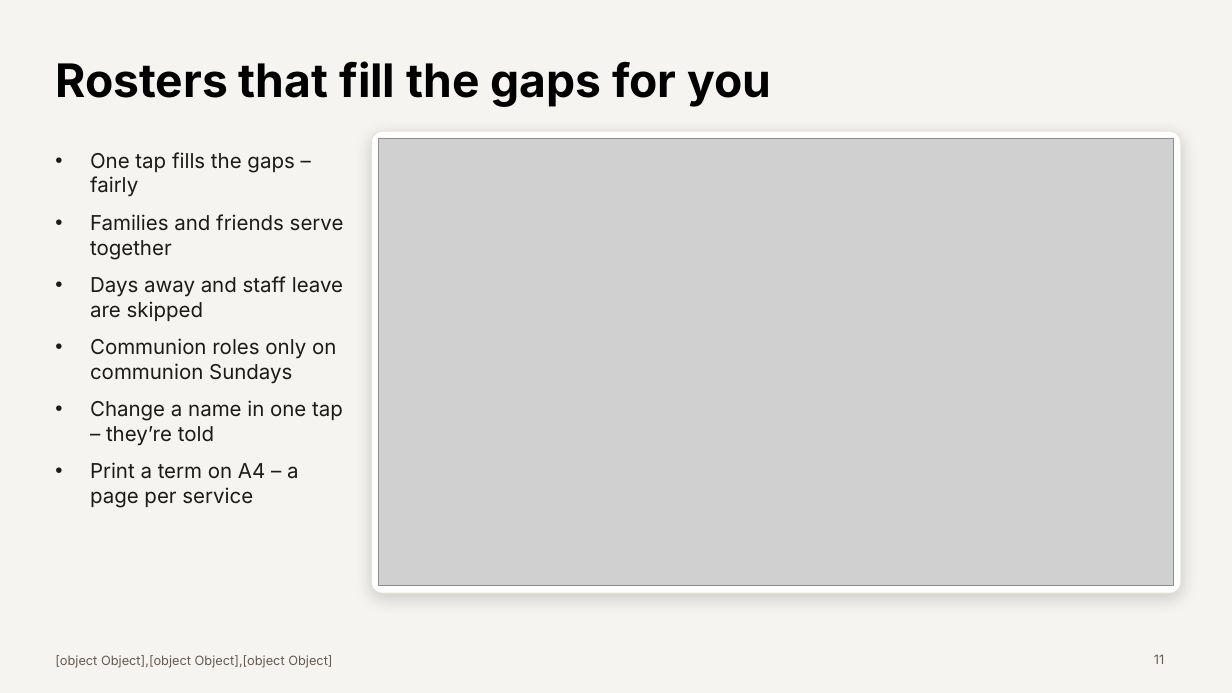
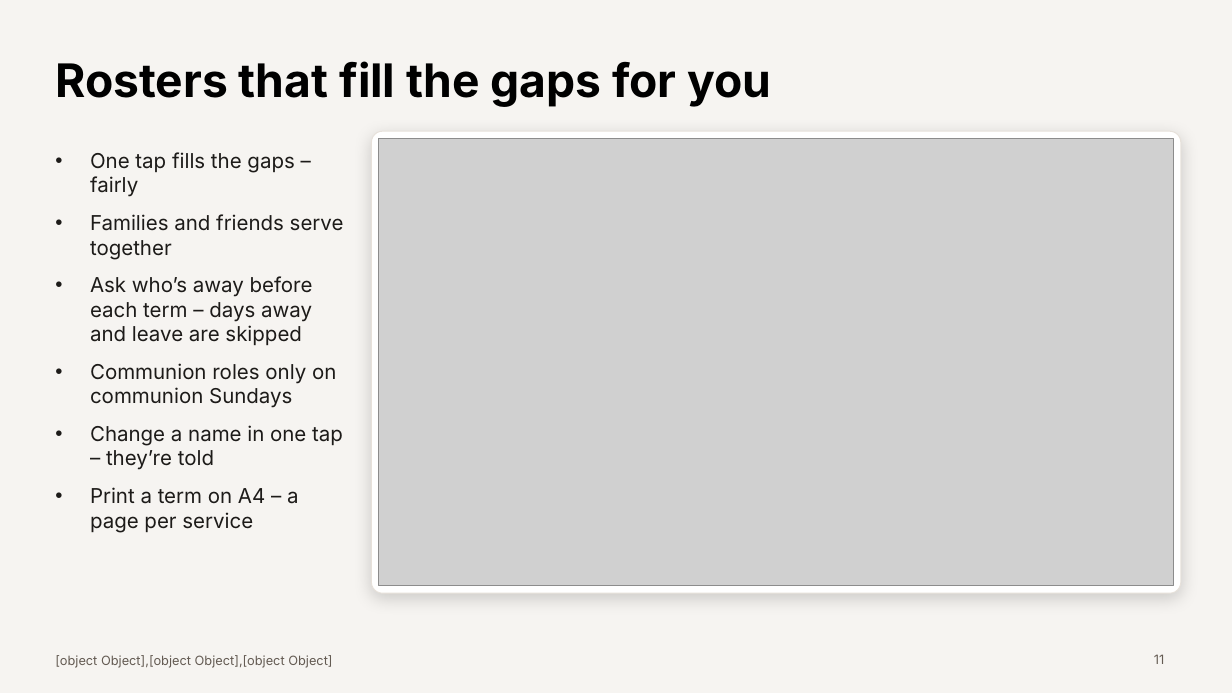
Before and after one commit to pian1966/church-hub, a slide deck: slide 11 of docs/presentation/church-and-trellis-presentation.pptx. Drawn at 1232x693 pixels with LibreOffice and Linux fonts; fonts in the diff are those of the drawing; grey boxes stand for pictures. Boxes give left, top, right and bottom in pixels: in the first picture for what was removed or moved away, otherwise in the second. Text is boxed around its words. In the diff, an @@ line names an element or a change of style, - is before the commit and + after.

```diff
--- a/docs/presentation/church-and-trellis-presentation.pptx
+++ b/docs/presentation/church-and-trellis-presentation.pptx
@@ text at box(90, 276, 313, 345): text changed @@
-• Days away and staff leave are skipped
+• Ask who’s away before each term – days away and leave are skipped
```
Also in this commit, not shown: 2 other slides changed, 32 other files.
